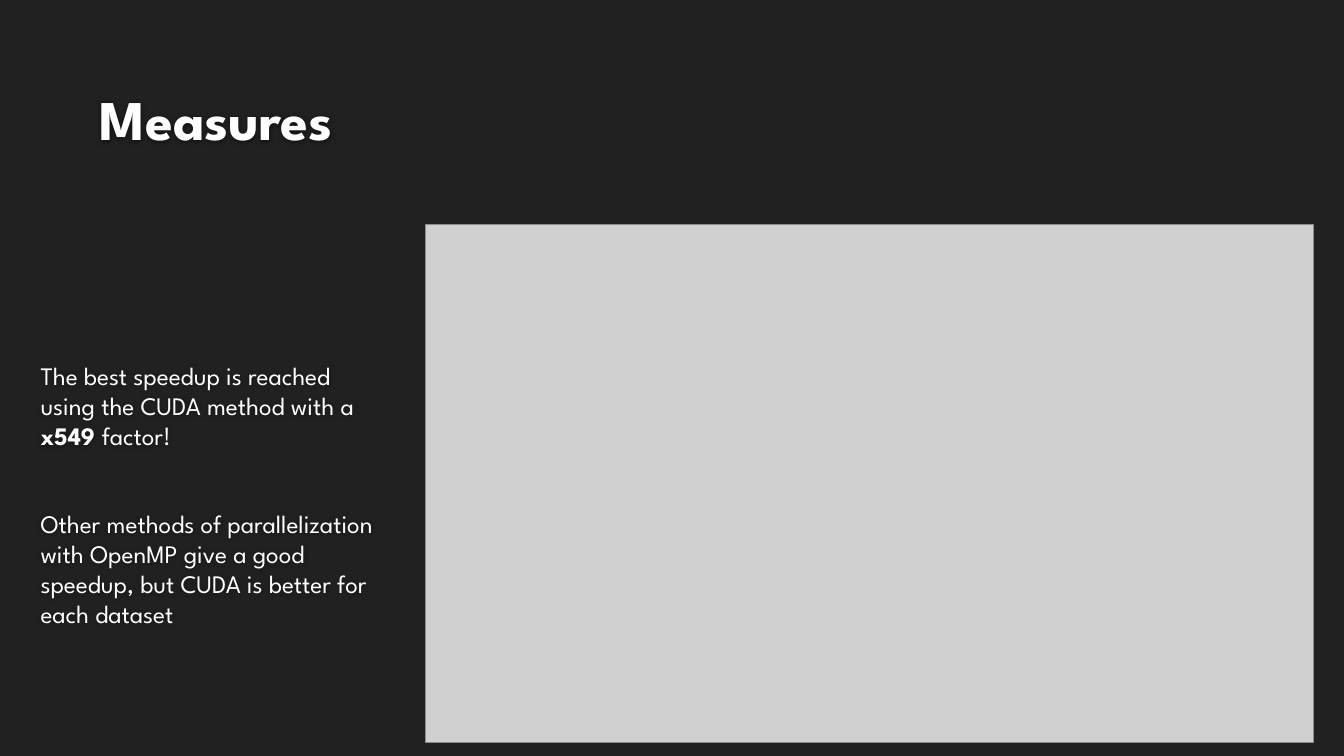
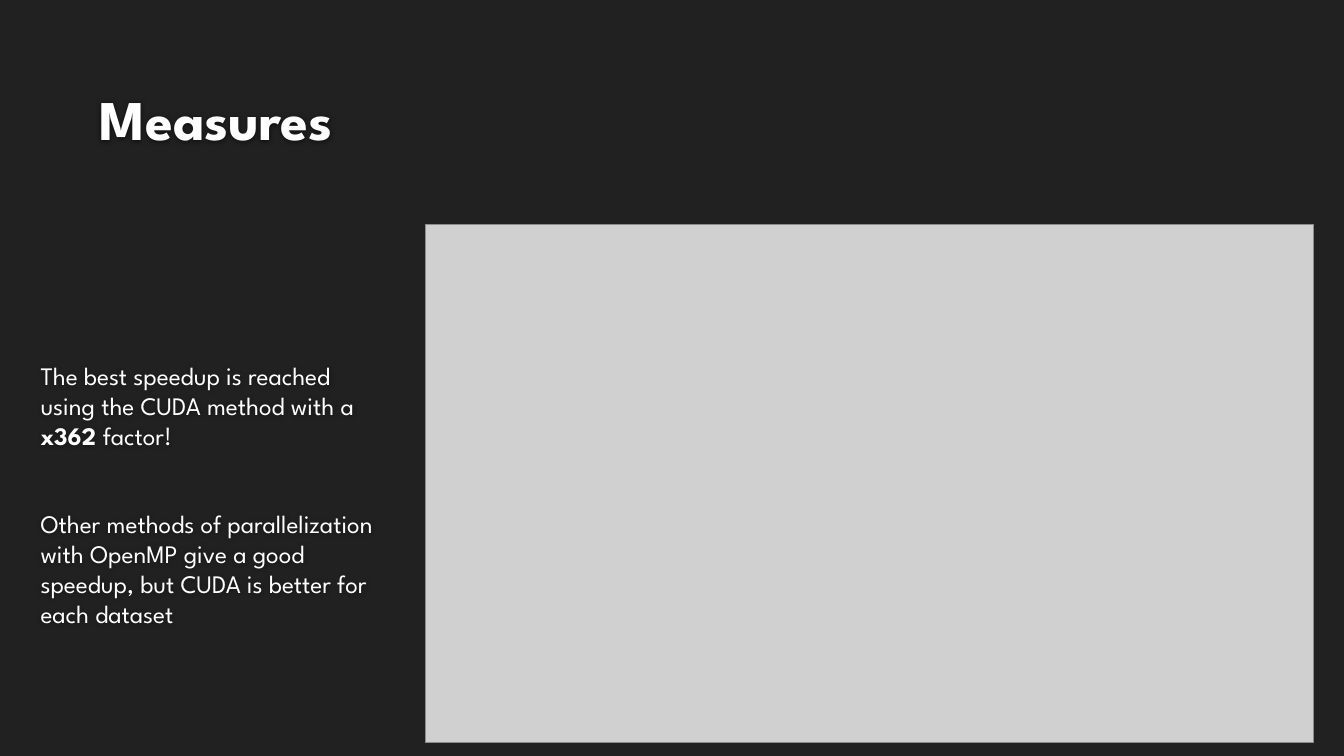
Before and after one commit to magicoderx/hpc-project, a slide deck: slide 14 of Progetto_HPC.pptx (slide 13 before the commit). Drawn at 1344x756 pixels with LibreOffice and Linux fonts; fonts in the diff are those of the drawing; grey boxes stand for pictures; background and template pictures are left out. Boxes give left, top, right and bottom in pixels: in the first picture for what was removed or moved away, otherwise in the second. Text is boxed around its words. In the diff, an @@ line names an element or a change of style, - is before the commit and + after.

```diff
--- a/Progetto_HPC.pptx
+++ b/Progetto_HPC.pptx
@@ text at box(41, 367, 354, 446): text changed @@
-The best speedup is reached using the CUDA method with a x549 factor!
+The best speedup is reached using the CUDA method with a x362 factor!
```
Also in this commit, not shown: 4 other slides changed, 1 slide added.
